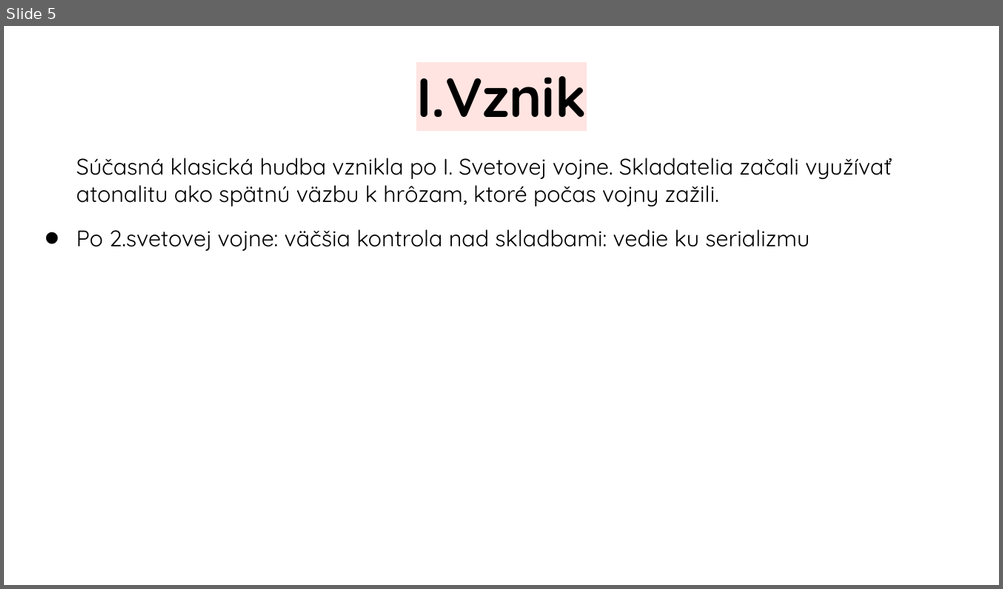
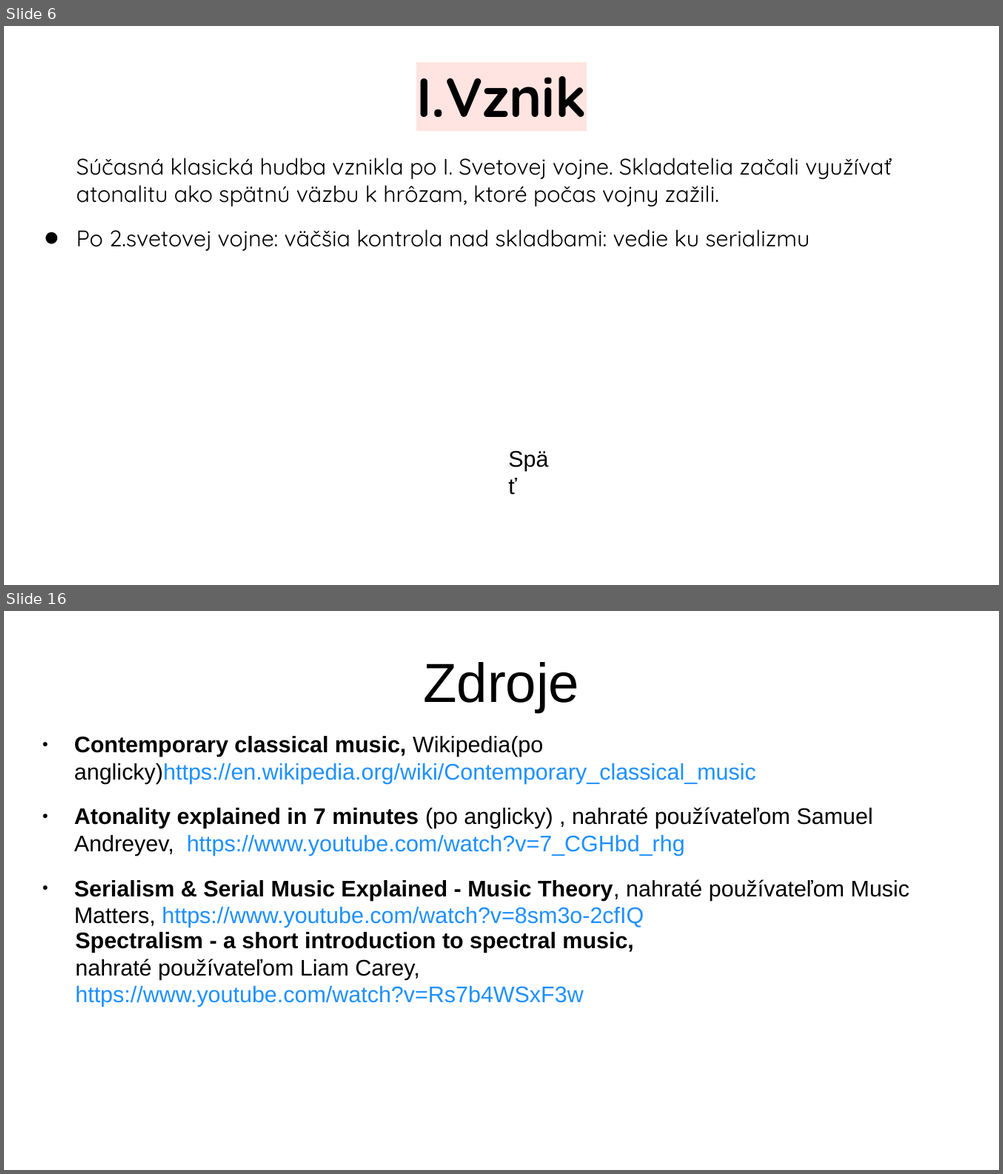
Before and after one commit to jenca-adam/skolskeveci, a slide deck: hudobna/sucasna-vazna-hudba/prezentazia.odp. Shown one above the other, each under a label of ours: slide 5 before the commit, slides 6 and 16 after it; the slides between them are not shown. The pictures are 1003x589 and 1003x1174 pixels, drawn with LibreOffice and Linux fonts; fonts in the diff are those of the drawing. Boxes give left, top, right and bottom in pixels: in the first picture for what was removed or moved away, otherwise in the second. Text is boxed around its words. In the diff, an @@ line names an element or a change of style, - is before the commit and + after.

```diff
--- a/hudobna/sucasna-vazna-hudba/prezentazia.odp
+++ b/hudobna/sucasna-vazna-hudba/prezentazia.odp
@@ slide 16 added at (4,611,999,1170), background #FFFFFF @@
@@ title added at (423,662,579,712), 44 pt, text #000000 @@
+Zdroje
@@ text added at (74,736,910,928), 18 pt, text #000000 @@
+● Contemporary classical music, Wikipedia(po anglicky)https://en.wikipedia.org/wiki/Contemporary_classical_music
+● Atonality explained in 7 minutes (po anglicky) , nahraté používateľom Samuel Andreyev, https://www.youtube.com/watch?v=7_CGHbd_rhg
+● Serialism & Serial Music Explained - Music Theory, nahraté používateľom Music Matters, https://www.youtube.com/watch?v=8sm3o-2cfIQ
@@ text added at (75,932,633,1007), 18 pt, text #000000 @@
+Spectralism - a short introduction to spectral music, nahraté používateľom Liam Carey, https://www.youtube.com/watch?v=Rs7b4WSxF3w
@@ what was slide 5 is now slide 6 @@
@@ slide 6 changed as well @@
@@ text added at (500,441,566,501), 18 pt, text #000000 @@
+Späť
```
Also in this commit, not shown: 2 other slides changed, 10 other slides added, 13 other files.
